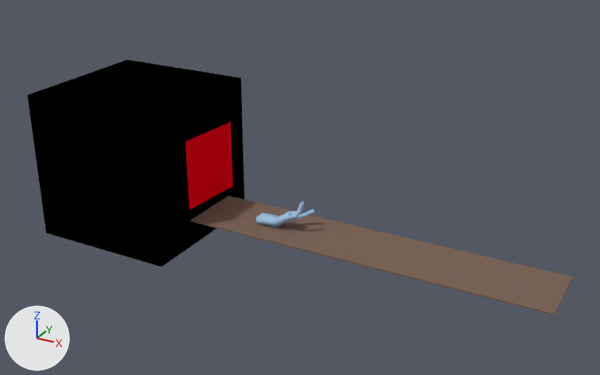
Two versions of the Blender file basicScene.blend, one commit apart.
Camera for both pictures: a 50 mm lens placed at (26.8, -46.7, 26.2), pointed at (0.9, 0.3, 2.7). Lighting does not change. The marker at lower left points along +X, +Y and +Z.
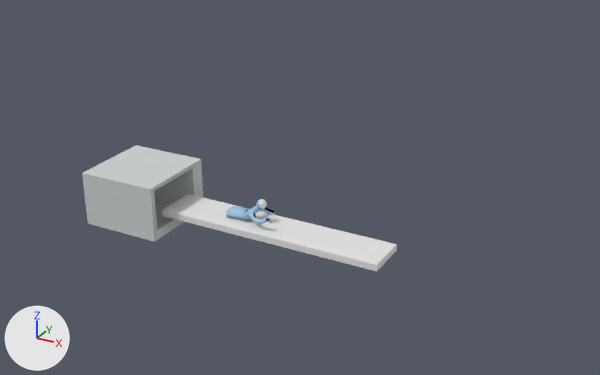
Pixel boxes [x1, y1, x2, y2] of what changed, in the pictures (600 x 375 px):
'Cube.001', deleted (black): before [27, 60, 245, 267]
'Cube', surface changed, moved, rescaled (38% narrower, 35% shorter): before [191, 196, 573, 315]; after [162, 194, 397, 271]
'Cube_Cube.001', added: after [82, 145, 203, 242]
'Plane', deleted: before [185, 122, 233, 210]
'Cube.002', moved: before [256, 211, 299, 228]; after [226, 205, 261, 221]
'Cylinder', moved, turned: before [284, 201, 304, 221]; after [249, 211, 272, 224]
'Cylinder.001', moved, turned: before [293, 209, 315, 220]; after [261, 209, 275, 215]
'Sphere', added: after [260, 199, 267, 209]
'Cylinder.002', added: after [253, 213, 270, 223]

What changed in the scene script:
```text
Add mat_material_004:
    mat_material_004 = diffuse_material('Material.004')
    mat_material_004.base_color = (0.0, 0.0, 0.0)  # black #000000
Add mat_material_000:
    mat_material_000 = diffuse_material('Material.000')
    mat_material_000.base_color = (0.605, 0.632, 0.64)  # light grey #ccd0d1
Change me_cube:
    where me_cube.from_pydata(...)  # 8 vertices, 6 faces; spans x -1.0..1.0, y -1.0..1.0, z -1.0..1.0
    used by ob_cube; location = (6.37, -0.09, -0.45); scale = (13.3, 2.49, -0.0571)
    me_cube part 1: 6 faces spanning x -1.0..1.0, y -1.0..1.0, z -1.0..1.0 switch from mat_material (brown #7c665a) to no material
Add me_sphere:
    me_sphere.from_pydata(...)  # a UV sphere (32 segments, 16 rings, poles along z) spanning x -2.74..-0.81, y -1.08..1.08, z -1.94..0.17
Add me_cube_003:
    me_cube_003.from_pydata(...)  # 20 vertices, 17 faces; spans x -1.65..1.84, y -1.15..1.08, z -2.28..1.94
    me_cube_003.polygons.foreach_set('use_smooth', [True] * 17)
    me_cube_003.materials.append(mat_material_004)  # black #000000
Add me_cylinder_000:
    me_cylinder_000.from_pydata(...)  # 217 vertices, 249 faces; spans x -4.7..0.6, y -4.7..0.1, z -5.0..10.2
    me_cylinder_000.polygons.foreach_set('use_smooth', [True] * 249)
    me_cylinder_000.materials.append(mat_material_004)  # black #000000
Add me_cube_cube_001:
    me_cube_cube_001.from_pydata(...)  # 16 vertices, 14 faces; spans x -2.87..3.55, y -1.48..2.86, z -3.21..3.21
    me_cube_cube_001.materials.append(mat_material_000)  # light grey #ccd0d1
Remove ob_plane:
    ob_plane = bpy.data.objects.new('Plane', me_plane)
    ob_plane.location = (-6.33, -0.14, 3.13)
    ob_plane.rotation_euler = (-0.781, 1.553, -0.852)  # degrees (-45, 89, -49)
    ob_plane.scale = (2.61, 2.61, 2.61)
Change ob_cube_002:
    ob_cube_002.location: (-0.68, -0.29, 0.15) -> (-3.21, -0.29, 0.15)
Change ob_cylinder_001:
    ob_cylinder_001.location: (0.59, 0.57, 1.08) -> (-1.98, 0.78, 0.68)
    ob_cylinder_001.rotation_euler: (-0.0708, 0.918, 0.0651) -> (2.626, 1.049, 3.023)  # degrees (-4.1, 53, 3.7) -> degrees (150, 60, 173)
Change ob_cylinder:
    ob_cylinder.location: (0.91, -0.18, 0.73) -> (-1.88, -0.63, 0.02)
    ob_cylinder.rotation_euler: (-0.000353, 0.903, -0.00353) -> (-2.192, 1.34, -2.636)  # degrees (0, 52, -0.2) -> degrees (-126, 77, -151)
Remove ob_cube_001:
    ob_cube_001 = bpy.data.objects.new('Cube.001', me_cube_001)
    ob_cube_001.location = (-12.79, 0.09, 2.56)
    ob_cube_001.scale = (5.59, 5.59, 5.59)
Change ob_cube:
    ob_cube.location: (6.37, -0.09, -0.45) -> (-0.79, -0.36, -0.73)
    ob_cube.scale: (13.3, 2.49, -0.0571) -> (8.81, 1.68, 0.246)
Add ob_sphere:
    ob_sphere = bpy.data.objects.new('Sphere', me_sphere)
    ob_sphere.location = (-1.21, -0.36, 1.36)
    ob_sphere.scale = (0.351, 0.351, 0.351)
Add ob_cube_000:
    ob_cube_000 = bpy.data.objects.new('Cube.000', me_cube_003)
    ob_cube_000.location = (-3.21, -0.29, 0.15)
    ob_cube_000.rotation_euler = (0.0, -0.364, 0.0)  # degrees (0, -21, 0)
    ob_cube_000.scale = (0.687, 0.351, 0.179)
Add ob_cylinder_002:
    ob_cylinder_002 = bpy.data.objects.new('Cylinder.002', me_cylinder_000)
    ob_cylinder_002.location = (-1.84, -0.69, 0.02)
    ob_cylinder_002.rotation_euler = (-2.192, 1.34, -2.636)  # degrees (-126, 77, -151)
    ob_cylinder_002.scale = (0.136, 0.136, 0.136)
Add ob_cube_cube_001:
    ob_cube_cube_001 = bpy.data.objects.new('Cube_Cube.001', me_cube_cube_001)
    ob_cube_cube_001.location = (-11.98, -0.61, -0.75)
    ob_cube_cube_001.rotation_euler = (1.571, 0.0, -3.135)  # degrees (90, 0, -180)
```
